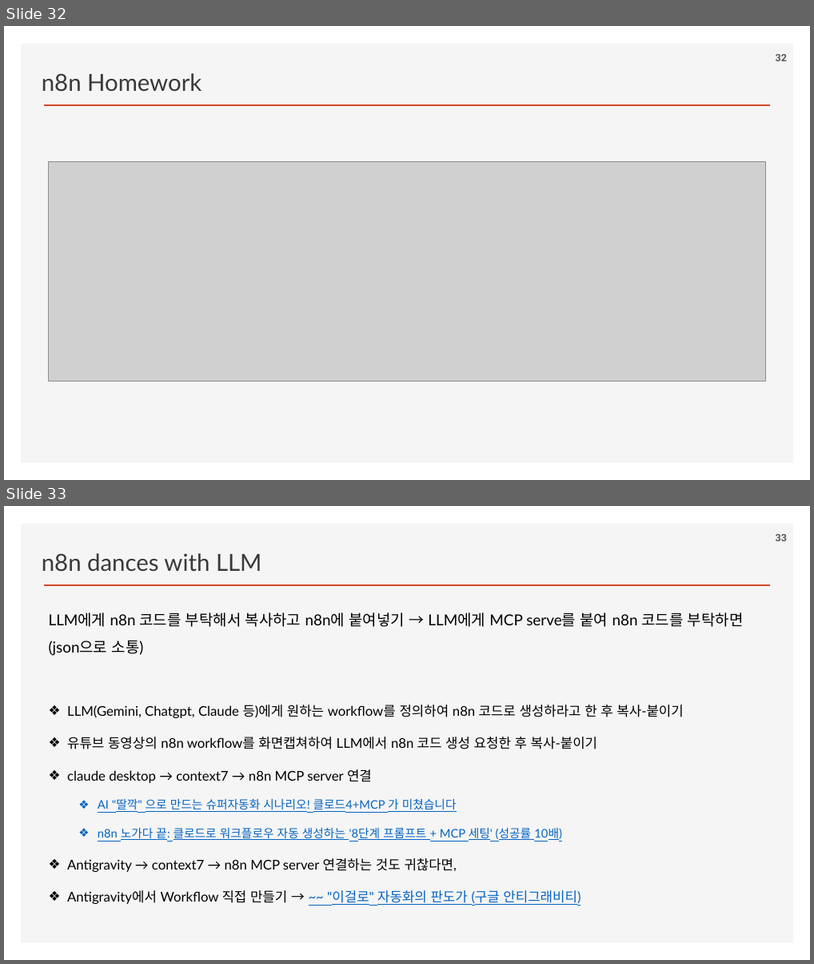
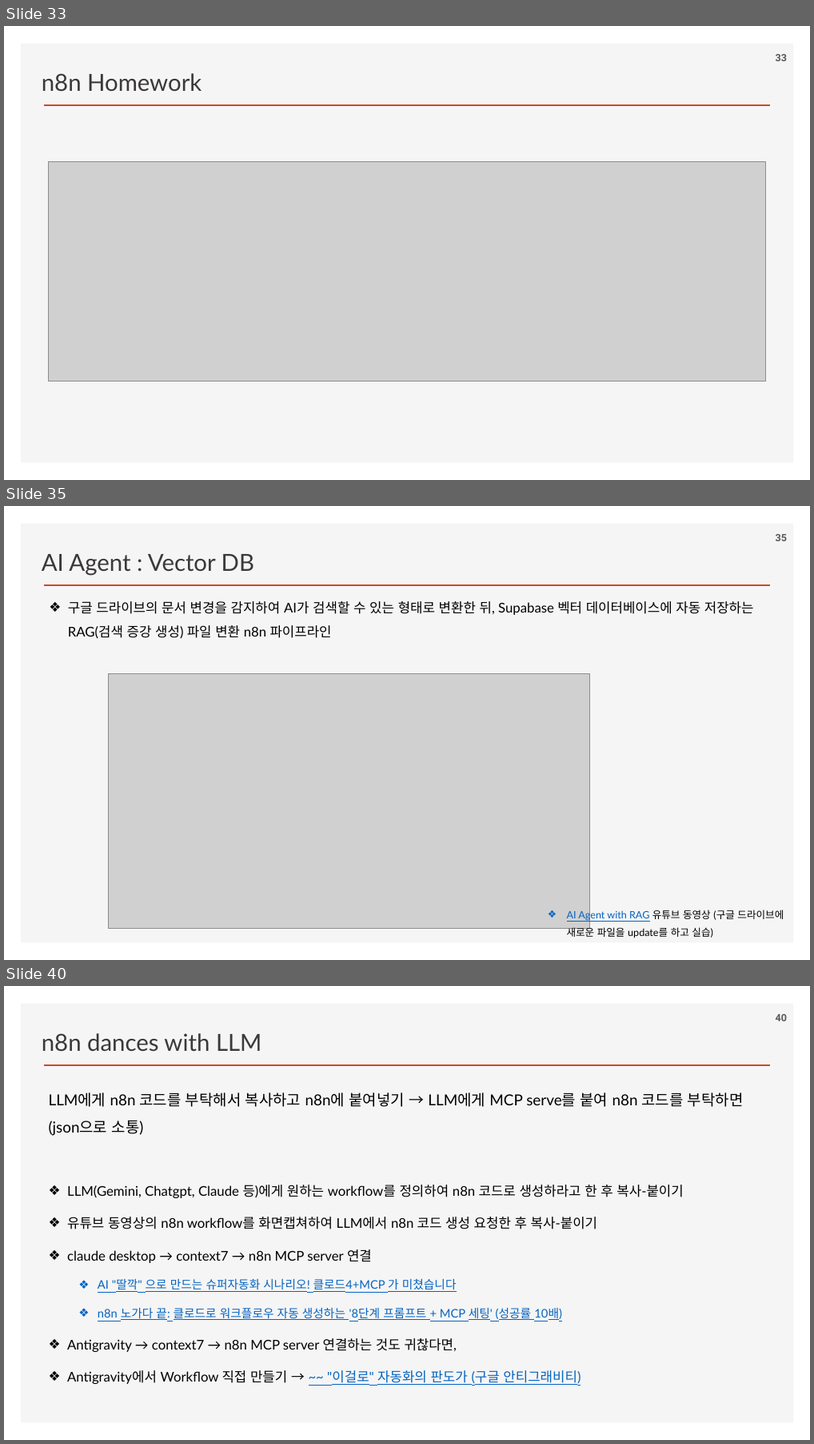
Before and after one commit to ancestor9/2026_Fall_Learning-Langchain-AI-Agent, a slide deck: PPTs/04_AI Workflow_n8n.pptx. Shown one above the other, each under a label of ours: slides 32 and 33 before the commit, slides 33, 35 and 40 after it; the slides between them are not shown. The pictures are 814x964 and 814x1444 pixels, drawn with LibreOffice and Linux fonts; fonts in the diff are those of the drawing; grey boxes stand for pictures; background and template pictures are left out. Boxes give left, top, right and bottom in pixels: in the first picture for what was removed or moved away, otherwise in the second. Text is boxed around its words. In the diff, an @@ line names an element or a change of style, - is before the commit and + after.

```diff
--- a/PPTs/04_AI Workflow_n8n.pptx
+++ b/PPTs/04_AI Workflow_n8n.pptx
@@ slide 35 added at <box>4,506,810,960</box>, background #FFFFFF; not listed: 2 template elements that a slide beside it also shows @@
@@ page number added at <box>776,534,787,541</box>, 12 pt, text #595959, bold @@
+35
@@ text added at <box>42,554,254,575</box>, 28 pt, text #3B3838 @@
+AI Agent : Vector DB
@@ text added at <box>68,601,754,639</box>, 16 pt, text #000000 @@
+❖ 구글 드라이브의 문서 변경을 감지하여 AI가 검색할 수 있는 형태로 변환한 뒤, Supabase 벡터 데이터베이스에 자동 저장하는 RAG(검색 증강 생성) 파일 변환 n8n 파이프라인
@@ picture added at <box>108,673,590,928</box> @@
@@ text added at <box>567,909,784,937</box>, 12 pt, text #000000 @@
+❖ AI Agent with RAG 유튜브 동영상 (구글 드라이브에 새로운 파일을 update를 하고 실습)
@@ what was slide 32 is now slide 33 @@
@@ what was slide 33 is now slide 40 @@
@@ page number at <box>776,1014,787,1021</box>: text changed @@
-33
+40
```
Also in this commit, not shown: 6 other slides added.
